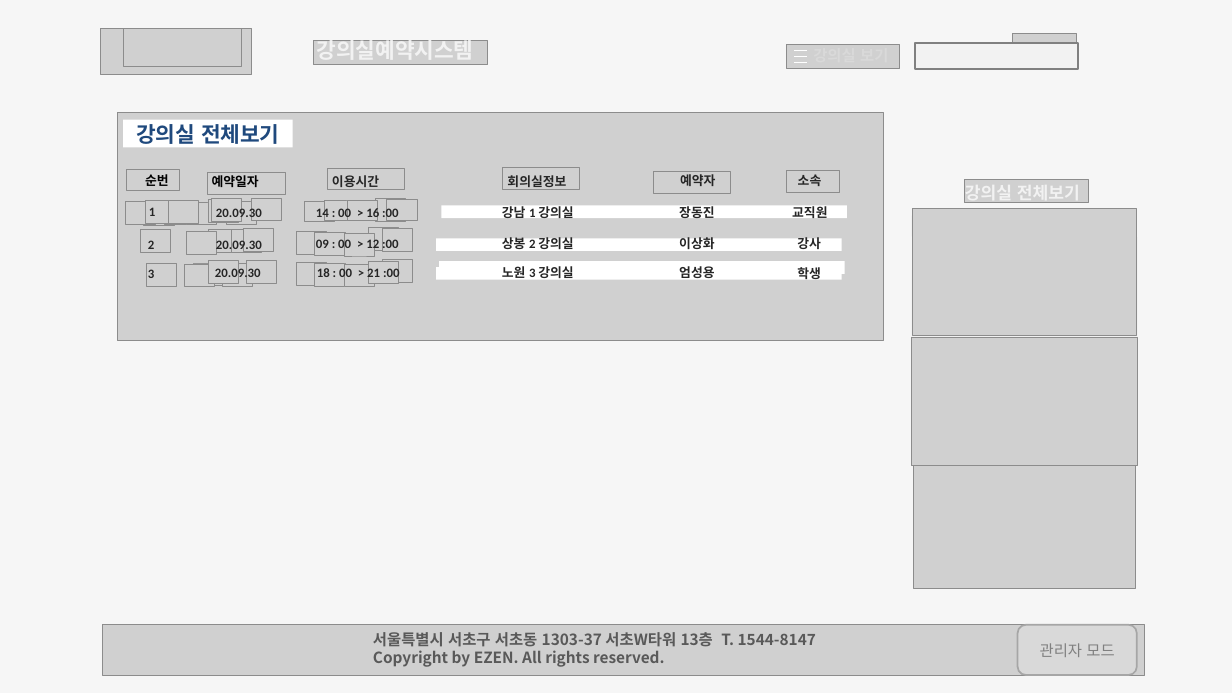
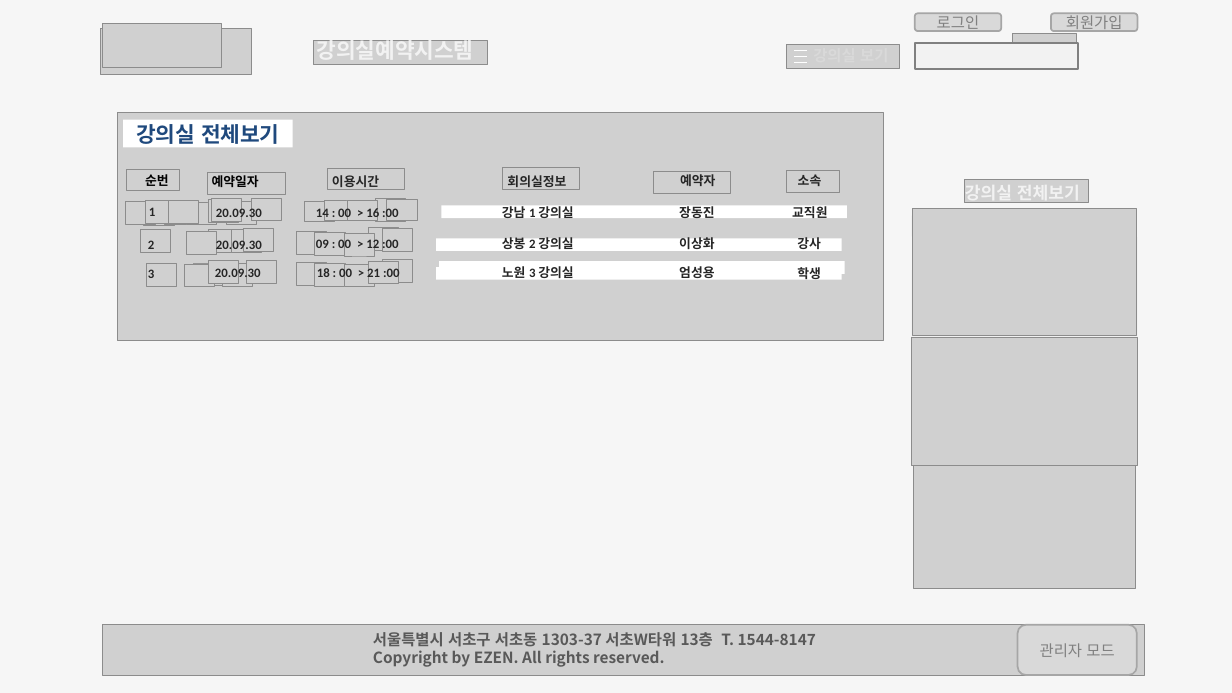
Before and after one commit to RionPark/jwc, a slide deck: slide 15 of src/숙제/d20200929/장동진/예약 시스템.pptx (slide 14 before the commit). Drawn at 1232x693 pixels with LibreOffice and Linux fonts; fonts in the diff are those of the drawing; grey boxes stand for pictures; background and template pictures are left out. Boxes give left, top, right and bottom in pixels: in the first picture for what was removed or moved away, otherwise in the second. Text is boxed around its words. In the diff, an @@ line names an element or a change of style, - is before the commit and + after.

```diff
--- a/src/숙제/d20200929/장동진/예약 시스템.pptx
+++ b/src/숙제/d20200929/장동진/예약 시스템.pptx
@@ picture: place and size @@
-picture at [123,28,241,66]
+picture at [103,23,222,67]
@@ rounded rectangle added at [915,14,1001,31], fill #D9D9D9, outline #A6A6A6 2 pt, 18 pt, text #808080 @@
+로그인
@@ rounded rectangle added at [1051,14,1137,31], fill #D9D9D9, outline #A6A6A6 2 pt, 18 pt, text #808080 @@
+회원가입
```
Also in this commit, not shown: 7 other slides changed, 4 slides added, 3 slides removed.
